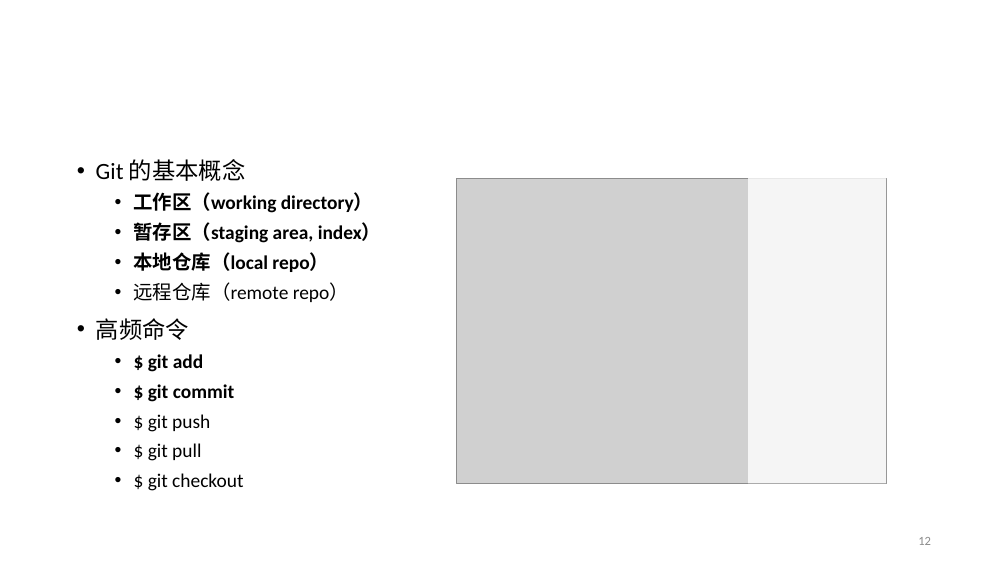
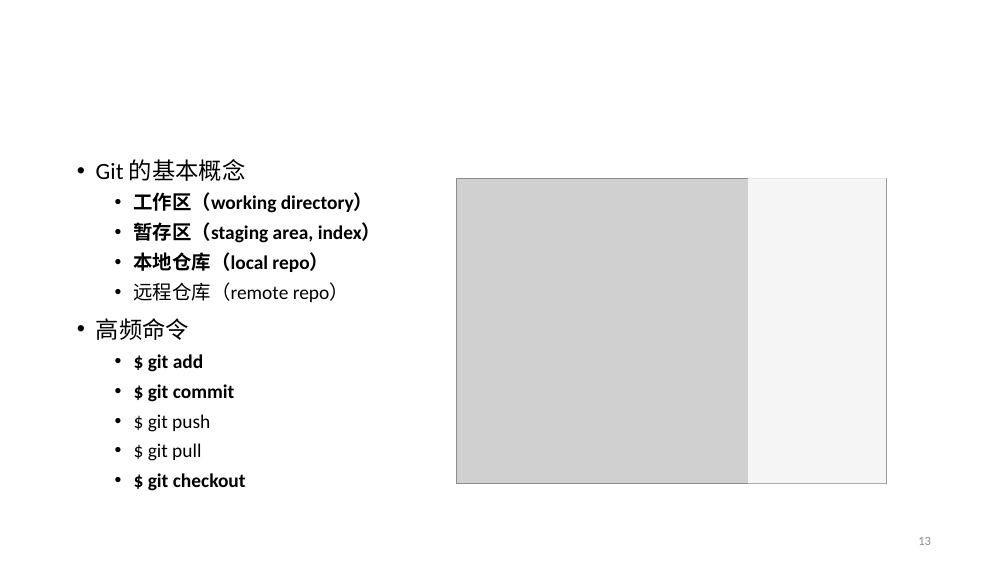
Before and after one commit to fantasysee/Git4Beginners_ICAIS, a slide deck: slide 13 of Git_Tutorial_ICAIS.pptx (slide 12 before the commit). Drawn at 1008x567 pixels with LibreOffice and Linux fonts; fonts in the diff are those of the drawing; grey boxes stand for pictures; background and template pictures are left out. Boxes give left, top, right and bottom in pixels: in the first picture for what was removed or moved away, otherwise in the second. Text is boxed around its words. In the diff, an @@ line names an element or a change of style, - is before the commit and + after.

```diff
--- a/Git_Tutorial_ICAIS.pptx
+++ b/Git_Tutorial_ICAIS.pptx
@@ text at [148,473,246,491]: bold on in "$ git checkout" @@
```
Also in this commit, not shown: 6 other slides changed, 15 slides added, 6 other files.
